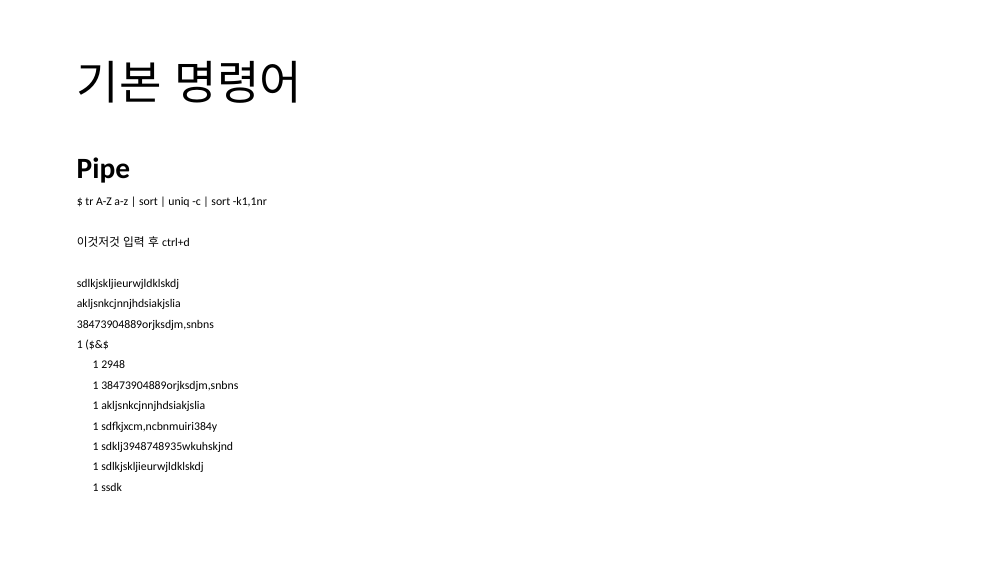
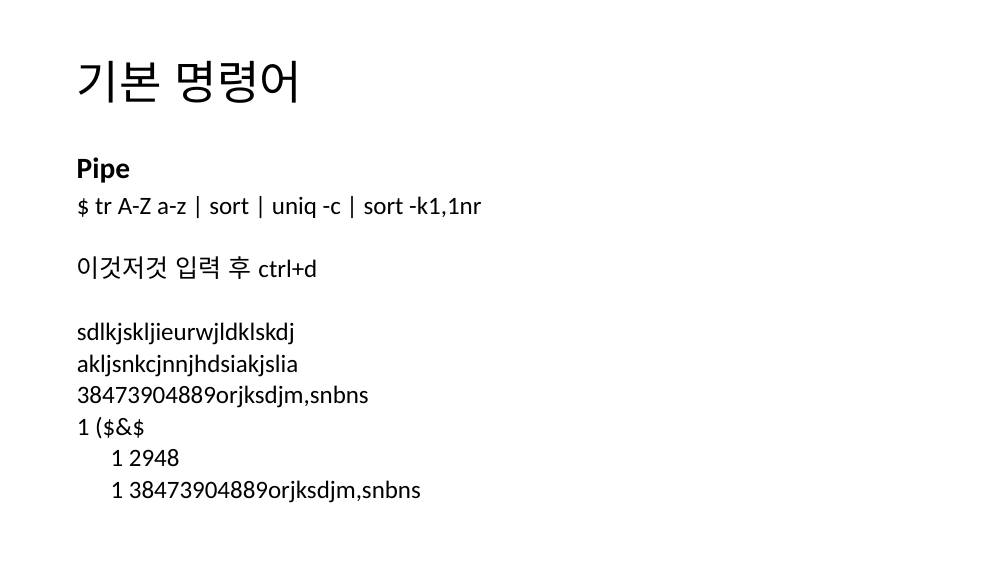
Before and after one commit to tangt64/training_memos, a slide deck: slide 164 of 쉘 + 앤서블.pptx (slide 150 before the commit). Drawn at 1008x567 pixels with LibreOffice and Linux fonts; fonts in the diff are those of the drawing. Boxes give left, top, right and bottom in pixels: in the first picture for what was removed or moved away, otherwise in the second. Text is boxed around its words. In the diff, an @@ line names an element or a change of style, - is before the commit and + after.

```diff
--- a/쉘 + 앤서블.pptx
+++ b/쉘 + 앤서블.pptx
@@ text "$ tr A-Z a-z | ..." at box(77, 196, 481, 503): size 11.2 to 23.8 pt @@
@@ text at box(93, 401, 233, 491): paragraphs removed @@
-1 akljsnkcjnnjhdsiakjslia
-1 sdfkjxcm,ncbnmuiri384y
-1 sdklj3948748935wkuhskjnd
-1 sdlkjskljieurwjldklskdj
-1 ssdk
```
Also in this commit, not shown: 18 other slides changed, 24 slides added, 1 slide removed.
